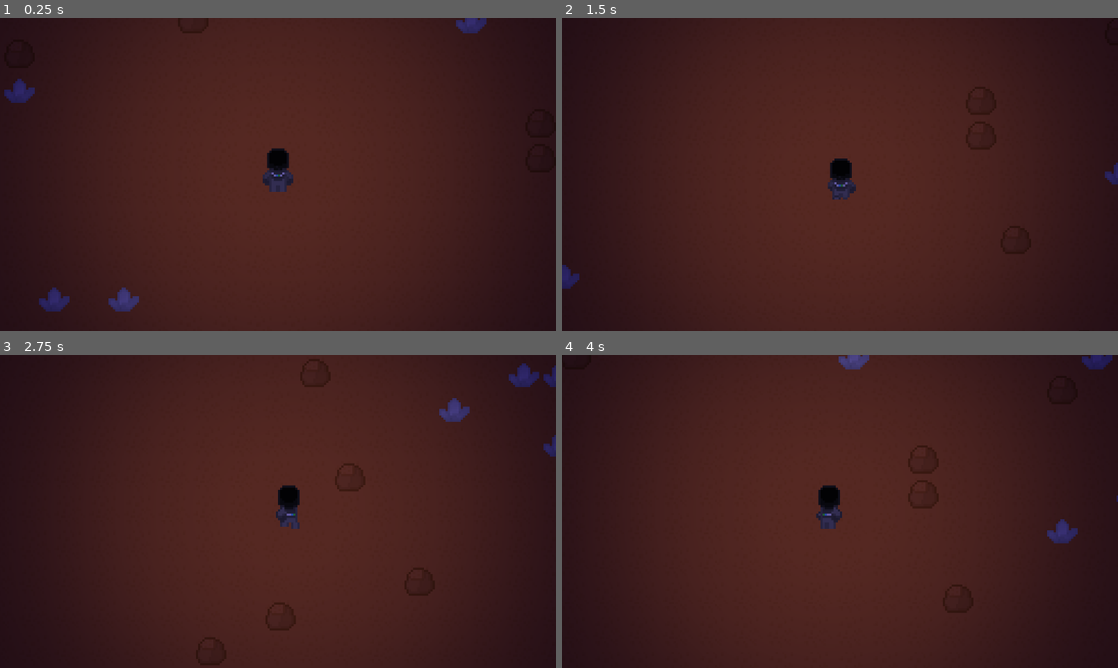
Above: before the commit, frames 1-4 (two rows, left to right).
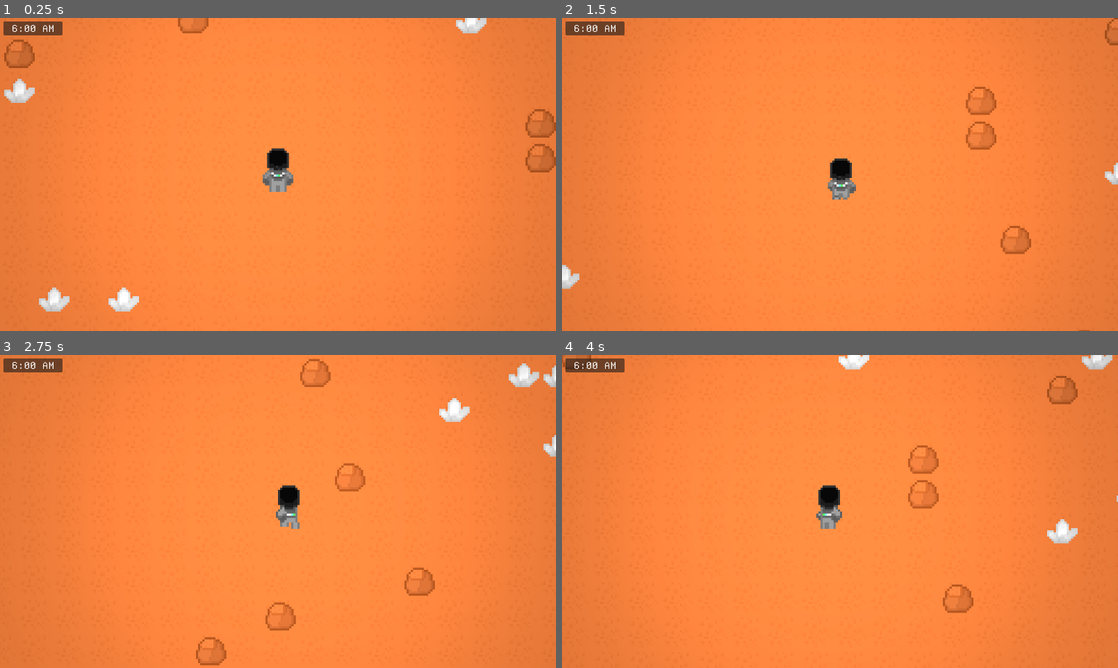
Above: after the commit, the same moments.

Repository: minotaa/coloma-co
Game: Godot game, scene res://scenes/map.tscn
Two runs of this game, one before a commit and one after it. Both use one fixed random seed, a clock stepped at 60 frames per second and the inputs below.
Inputs (mouse positions are in pixels of both pictures, inside the frame that each line leads up to):
- Up to frame 1 (0.25 s): no input
- Up to frame 2 (1.5 s): tap Enter at 0.5 s; move the mouse to (962, 158) at 0.52 s; press the mouse at (962, 158) at 0.53 s; hold D (right) 0.53-1.28 s; move the mouse to (728, 190) at 1.27 s; release the mouse at (728, 190) at 1.28 s; hold Down (down) from 1.28 s (still down); click (728, 190) at 1.35 s
- Up to frame 3 (2.75 s): move the mouse to (333, 442) at 2.02 s; release Down (down) at 2.03 s; press the mouse at (333, 442) at 2.03 s; hold D (right) from 2.03 s (still down)
- Up to frame 4 (4 s): move the mouse to (812, 574) at 2.77 s; release D (right) at 2.78 s; release the mouse at (812, 574) at 2.78 s; hold Up (up) 2.78-3.53 s; click (812, 574) at 2.85 s; move the mouse to (1006, 558) at 3.52 s; press the mouse at (1006, 558) at 3.53 s; hold Left (left) from 3.53 s (still down)

The runs differ from the first frame. In frame 1, 100% of the frame differs, in the area x 0-100%, y 0-100%; in frame 2, 100%; in frame 3, 100%; in frame 4, 100%.

Commit message:
added a day/night cycle

Diff:
--- a/scenes/player.tscn
+++ b/scenes/player.tscn
@@ -318,6 +318,10 @@
 [sub_resource type="AudioStreamPolyphonic" id="AudioStreamPolyphonic_d2wvv"]
 
 [sub_resource type="LabelSettings" id="LabelSettings_jej6c"]
+font = ExtResource("12_3v2ag")
+font_size = 22
+
+[sub_resource type="LabelSettings" id="LabelSettings_f1ej7"]
 font = ExtResource("12_3v2ag")
 font_size = 22
 
@@ -433,6 +437,38 @@
 [node name="Inventory Entry" parent="UI/Main/Inventory/ScrollContainer/VBoxContainer" instance=ExtResource("13_jej6c")]
 layout_mode = 2
 
+[node name="Time" type="Control" parent="UI/Main"]
+anchors_preset = 0
+offset_left = 8.0
+offset_top = 8.0
+offset_right = 144.0
+offset_bottom = 40.0
+
+[node name="Panel" type="Panel" parent="UI/Main/Time"]
+layout_mode = 1
+anchors_preset = 15
+anchor_right = 1.0
+anchor_bottom = 1.0
+grow_horizontal = 2
+grow_vertical = 2
+
+[node name="Label" type="Label" parent="UI/Main/Time"]
+layout_mode = 1
+anchors_preset = 8
+anchor_left = 0.5
+anchor_top = 0.5
+anchor_right = 0.5
+anchor_bottom = 0.5
+offset_left = -56.0
+offset_top = -14.0
+offset_right = 56.0
+offset_bottom = 14.0
+grow_horizontal = 2
+grow_vertical = 2
+text = "00:00 PM"
+label_settings = SubResource("LabelSettings_f1ej7")
+horizontal_alignment = 1
+
 [connection signal="body_entered" from="Area2D" to="." method="_on_body_entered"]
 [connection signal="body_exited" from="Area2D" to="." method="_on_body_exited"]
 [connection signal="body_shape_entered" from="Area2D" to="." method="_on_body_shape_entered"]
--- a/scripts/game.gd
+++ b/scripts/game.gd
@@ -1,13 +1,24 @@
 extends Node2D
 
+var rng = RandomNumberGenerator.new()
 @export var map_size: Vector2i = Vector2i(100, 100)
 @export var tiles: Array[int] = [1, 2]
 @export var scatter_chance: float = 0.1
-var rng = RandomNumberGenerator.new()
 @export var seed: int = 0
 
 @onready var tile_layer = $Tiles
 @onready var ground_layer = $Ground
+@onready var canvas_modulate := $CanvasModulate
+
+const DAY_COLOR := Color.WHITE
+const NIGHT_COLOR := Color(35 / 255.0, 26 / 255.0, 98 / 255.0)
+
+const SECONDS_PER_TICK := 8.333 # real-world seconds per 10 in-game minutes
+const MINUTES_PER_TICK := 10
+const TOTAL_MINUTES_IN_DAY := 24 * 60
+
+var current_minutes := 6 * 60 # Start at 6:00 AM
+var time_accumulator := 0.0
 
 func _ready() -> void:
 	print("Generating world...")
@@ -15,6 +26,47 @@
 	print("Generated seed... now generating level.")
 	_generate_world()
 	print("Done!")
+	_update_sky_color()
+
+func _process(delta: float) -> void:
+	time_accumulator += delta
+	_update_sky_color()
+	if time_accumulator >= SECONDS_PER_TICK:
+		time_accumulator -= SECONDS_PER_TICK
+		current_minutes = (current_minutes + MINUTES_PER_TICK) % TOTAL_MINUTES_IN_DAY
+
+func _update_sky_color() -> void:
+	var t := _get_day_progress_ratio()
+	canvas_modulate.color = DAY_COLOR.lerp(NIGHT_COLOR, t)
+
+# 0.0 = fully day, 1.0 = fully night
+func _get_day_progress_ratio() -> float:
+	# Optional: tweak to your own cycle
+	# 6:00 - 18:00 is day, 18:00 - 6:00 is night
+	var hour := current_minutes / 60.0
+	if hour >= 6.0 and hour < 18.0:
+		# Daytime: progress from 0 to 1 from 6:00 to 18:00
+		return clamp((hour - 6.0) / 12.0, 0.0, 1.0)
+	else:
+		# Nighttime: progress from 1 to 0 from 18:00 to 6:00
+		if hour < 6.0:
+			hour += 24.0
+		return clamp(1.0 - ((hour - 18.0) / 12.0), 0.0, 1.0)
+
+func get_game_time_string() -> String:
+	var total_minutes := current_minutes % TOTAL_MINUTES_IN_DAY
+	var hours := int(total_minutes / 60)
+	var minutes := total_minutes % 60
+
+	var suffix := "AM"
+	if hours >= 12:
+		suffix = "PM"
+
+	var display_hour := hours % 12
+	if display_hour == 0:
+		display_hour = 12
+
+	return "%d:%02d %s" % [display_hour, minutes, suffix]
 
 func _generate_seed() -> void:
 	if seed != 0:
--- a/scripts/player.gd
+++ b/scripts/player.gd
@@ -131,6 +131,7 @@
 	return player_pos
 
 func _physics_process(delta: float) -> void:
+	$UI/Main/Time/Label.text = get_parent().get_game_time_string()
 	position = clamp_player_position(position)
 
 	_process_input(delta)
Not shown: 1 places in scenes/player.tscn that only renumber resources
